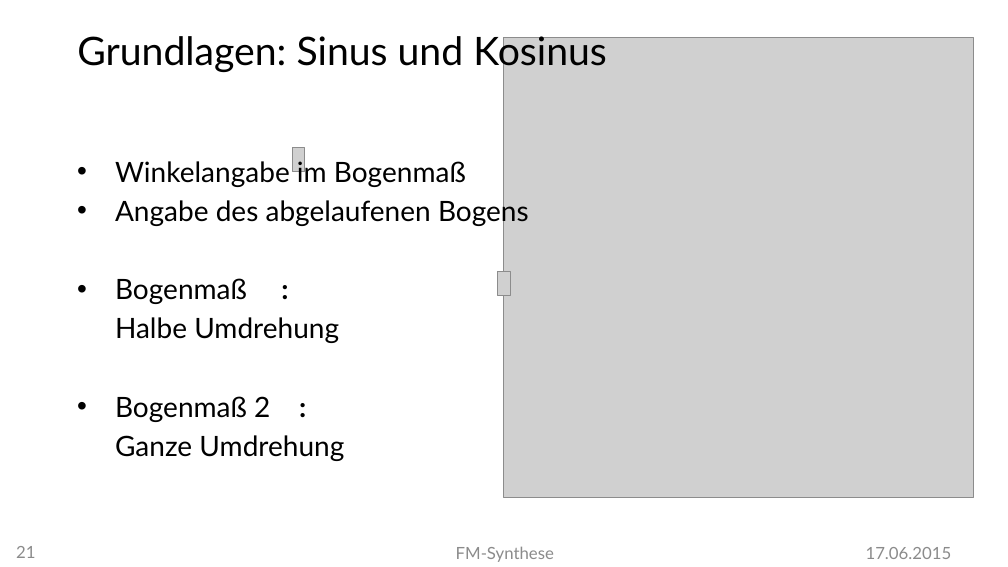
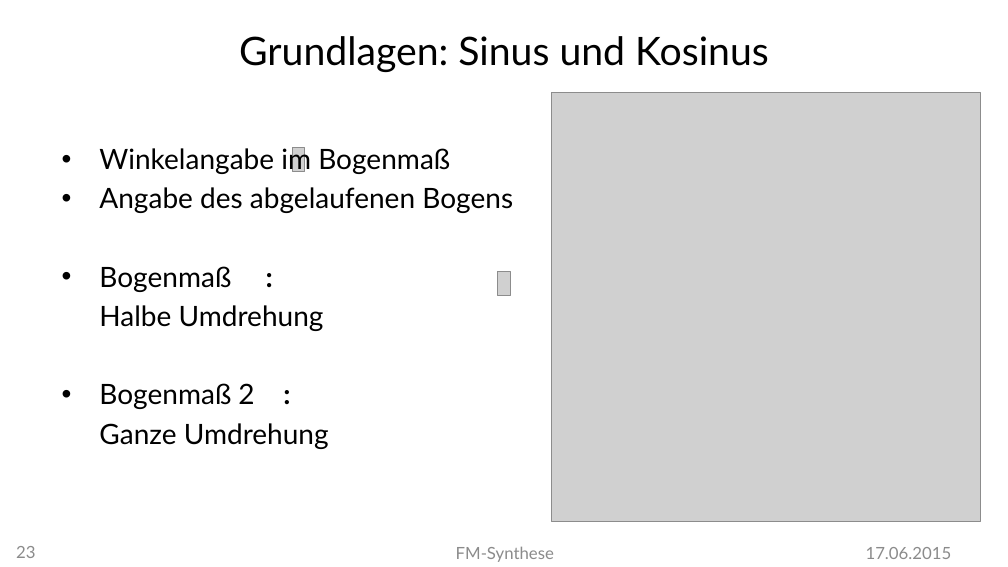
Before and after one commit to MBulli/VSeminar, a slide deck: slide 23 of Praesentation/FMSynthese-Julius.pptx (slide 21 before the commit). Drawn at 1008x567 pixels with LibreOffice and Linux fonts; fonts in the diff are those of the drawing; grey boxes stand for pictures; background and template pictures are left out. Boxes give left, top, right and bottom in pixels: in the first picture for what was removed or moved away, otherwise in the second. Text is boxed around its words. In the diff, an @@ line names an element or a change of style, - is before the commit and + after.

Commit message:
Even more presentation stuff, and dx7 text

```diff
--- a/Praesentation/FMSynthese-Julius.pptx
+++ b/Praesentation/FMSynthese-Julius.pptx
@@ text "Grundlagen: Sinus und Kosinus" at [239,36,769,72]: alignment left to centre @@
@@ picture: place and size @@
-picture at [504,37,974,498]
+picture at [551,93,980,521]
@@ text "Winkelangabe im Bogenmaß": place and size @@
-text "Winkelangabe im Bogenmaß" at [115,157,529,461]
+text "Winkelangabe im Bogenmaß" at [99,145,513,449]
@@ page number at [16,546,35,558]: text changed @@
-21
+23
```
Also in this commit, not shown: 17 other slides changed, 5 slides added, 5 other files.
